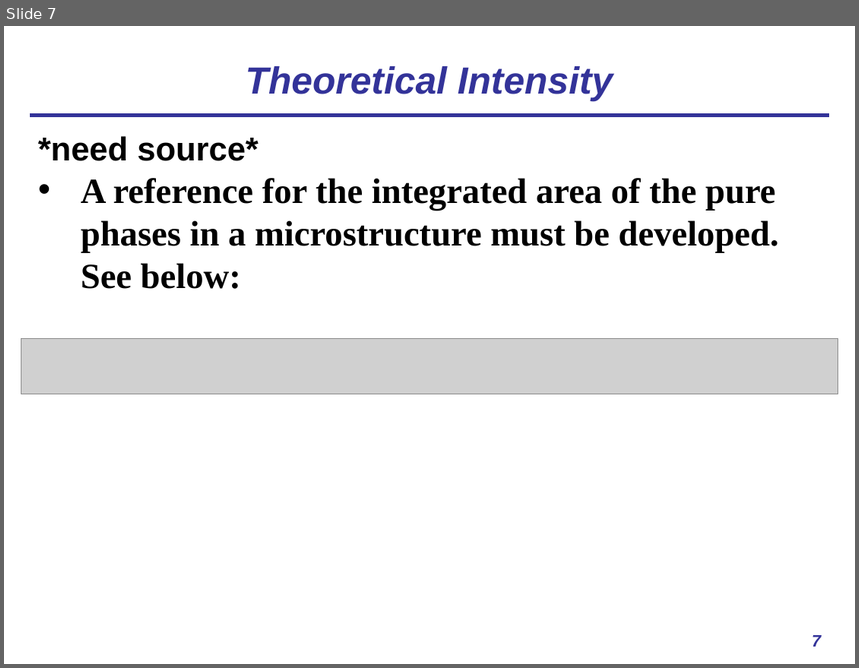
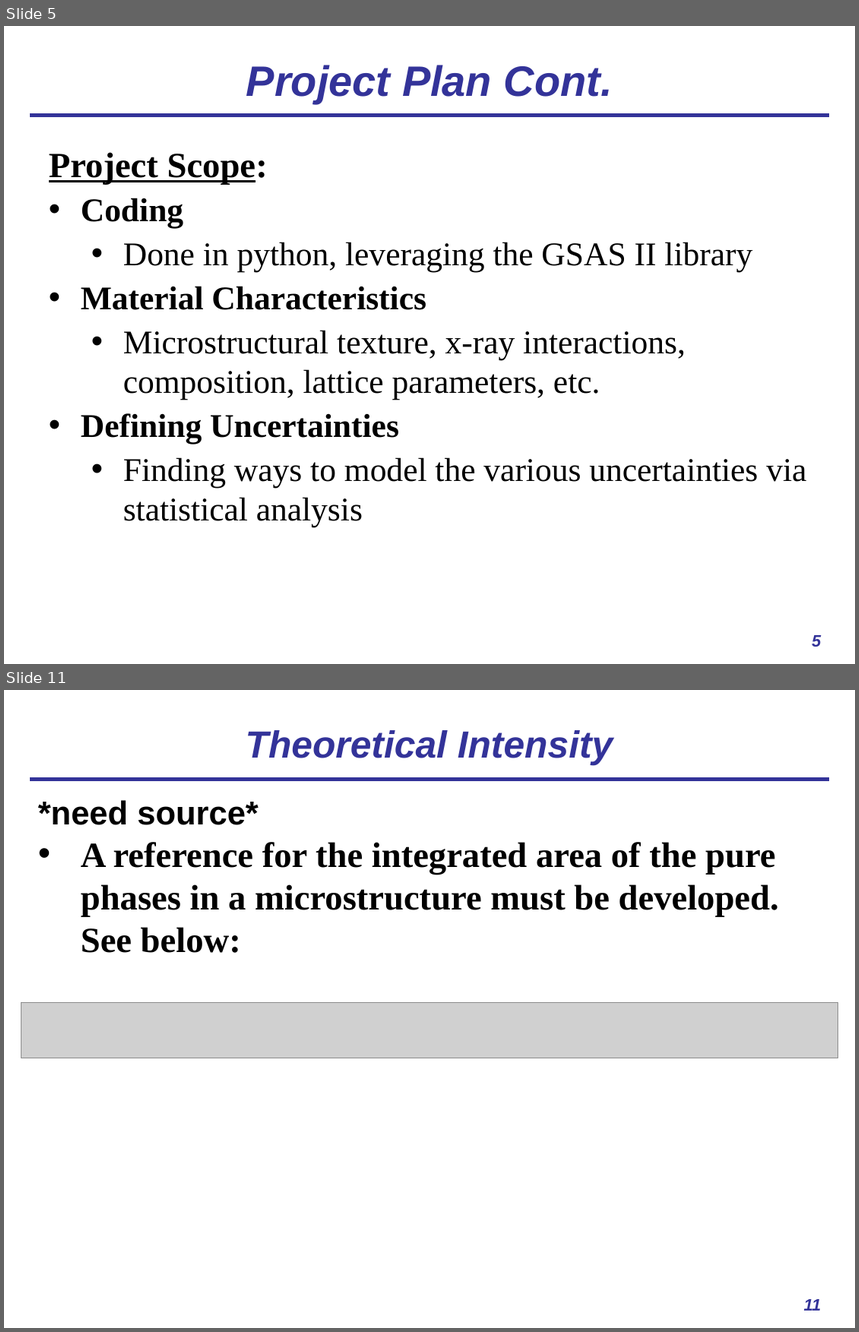
Before and after one commit to usnistgov/AusteniteCalculator, a slide deck: ASPPRC_presentation.pptx. Shown one above the other, each under a label of ours: slide 7 before the commit, slides 5 and 11 after it; the slides between them are not shown. The pictures are 859x668 and 859x1332 pixels, drawn with LibreOffice and Linux fonts; fonts in the diff are those of the drawing; grey boxes stand for pictures. Boxes give left, top, right and bottom in pixels: in the first picture for what was removed or moved away, otherwise in the second. Text is boxed around its words. In the diff, an @@ line names an element or a change of style, - is before the commit and + after.

```diff
--- a/ASPPRC_presentation.pptx
+++ b/ASPPRC_presentation.pptx
@@ slide 5 added at (x1=4, y1=26, x2=855, y2=664), background #FFFFFF; not listed: 1 template element that a slide beside it also shows @@
@@ title added at (x1=246, y1=65, x2=613, y2=104), 36 pt, text #333399, bold, italic @@
+Project Plan Cont.
@@ text added at (x1=49, y1=152, x2=807, y2=528), 28 pt, text #000000 @@
+Project Scope:
+• Coding
+  • Done in python, leveraging the GSAS II library
+• Material Characteristics
+  • Microstructural texture, x-ray interactions, composition, lattice parameters, etc.
+• Defining Uncertainties
+  • Finding ways to model the various uncertainties via statistical analysis
@@ page number added at (x1=812, y1=636, x2=821, y2=647), 14 pt, text #333399, bold, italic @@
+5
@@ what was slide 7 is now slide 11 @@
@@ page number at (x1=804, y1=1300, x2=822, y2=1311): text changed @@
-7
+11
```
Also in this commit, not shown: 5 slides changed, 5 other slides added, 2 slides removed.
